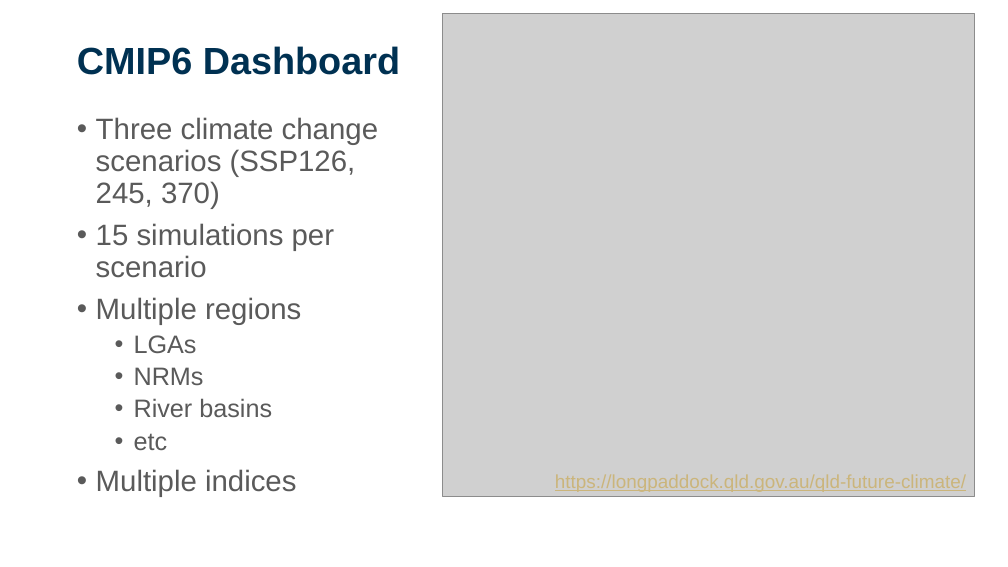
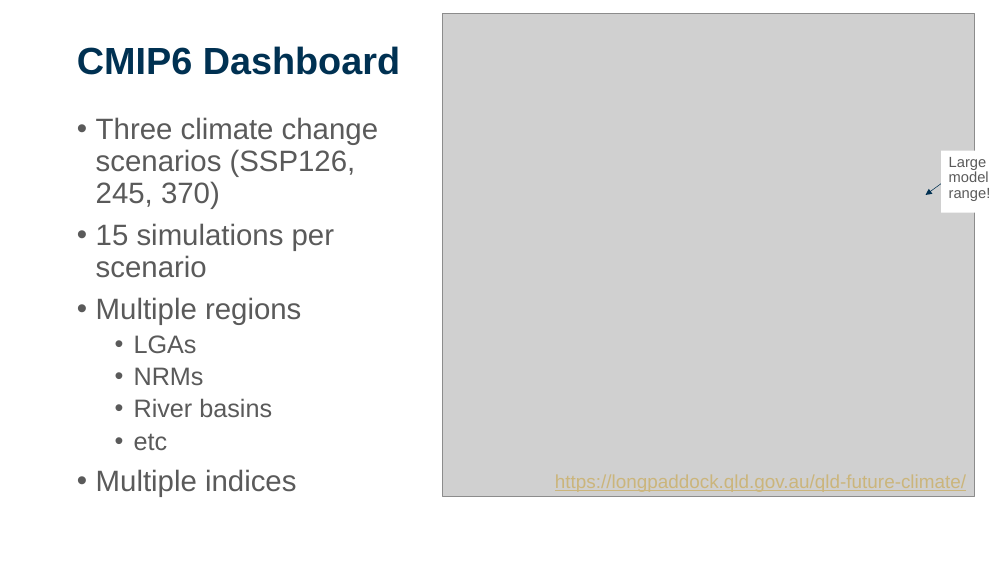
Before and after one commit to sdesrosiers1989/ICCB_Projections, a slide deck: slide 10 of ICCB2025_Session2_ClimateProjections.pptx. Drawn at 1008x567 pixels with LibreOffice and Linux fonts; fonts in the diff are those of the drawing; grey boxes stand for pictures; background and template pictures are left out. Boxes give left, top, right and bottom in pixels: in the first picture for what was removed or moved away, otherwise in the second. Text is boxed around its words. In the diff, an @@ line names an element or a change of style, - is before the commit and + after.

```diff
--- a/ICCB2025_Session2_ClimateProjections.pptx
+++ b/ICCB2025_Session2_ClimateProjections.pptx
@@ rectangle added at bbox=[941, 150, 1000, 212], fill #FFFFFF, 14 pt, text #5A5A5A @@
+Large model range!
@@ arrow added from (944, 181) to (926, 195), #003051 0.5 pt @@
```
Also in this commit, not shown: 3 other slides changed, 1 slide added, 2 other files.
